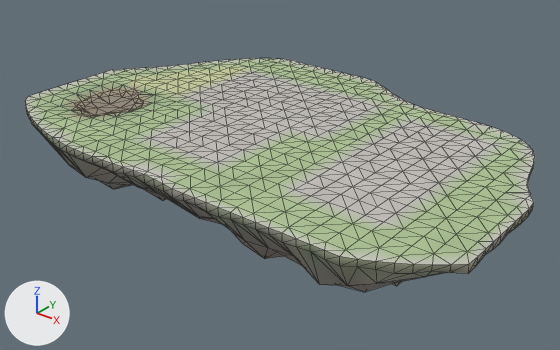
The glTF model godot_project/remake/sky/islands/SKY-092.rock.glb as it was, and as the next commit left it.
Camera for both pictures: a 50 mm camera at (103.8, -126.6, 67.3) aimed at (-0.2, 3.3, -13.3). Every picture has the same lights, and +X, +Y and +Z are marked at lower left. The first picture is the older version. Mesh edges are drawn as thin lines.

Objects in the first picture: 'deck-col', 'rock'.
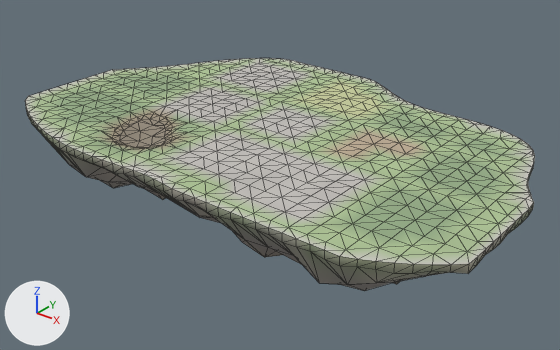
Where the change shows, as pixel boxes [x1, y1, x2, y2] in the pictures (560 x 350 px; the box of a moved part takes in the faces that stretch with it):
part 1 of me_deck_col, moved or reshaped: before [47, 81, 190, 160]; after [47, 81, 202, 160]
part 2 of me_deck_col, recoloured: [56, 58, 513, 244] in both

What the commit changed:
me_deck_col is used by ob_deck_col; location (0.0, 0.0, 0.0).
me_deck_col had 637 vertices, 1157 faces and spanned x -60.8..61.2, y -35.7..42.6, z -2.3..0.0.
me_deck_col now has 638 vertices, 1159 faces and spans x -60.8..61.2, y -35.7..42.6, z -1.9..0.0.
me_deck_col part 1: 20 vertices moved from x -48.8..-12.9, y -25.4..-9.4, z -2.3..0.0 to x -48.8..-12.6, y -25.9..-9.4, z -1.9..0.0; 68 vertices removed from x -50.0..-12.9, y -29.4..-1.4, z -1.6..0.0; 69 vertices added at x -48.8..-12.8, y -29.4..-1.4, z -1.8..0.0.
me_deck_col part 2: 449 kept faces spanning x -56.8..55.2, y -33.4..38.6, z -1.0..0.0 get new vertex colours.
